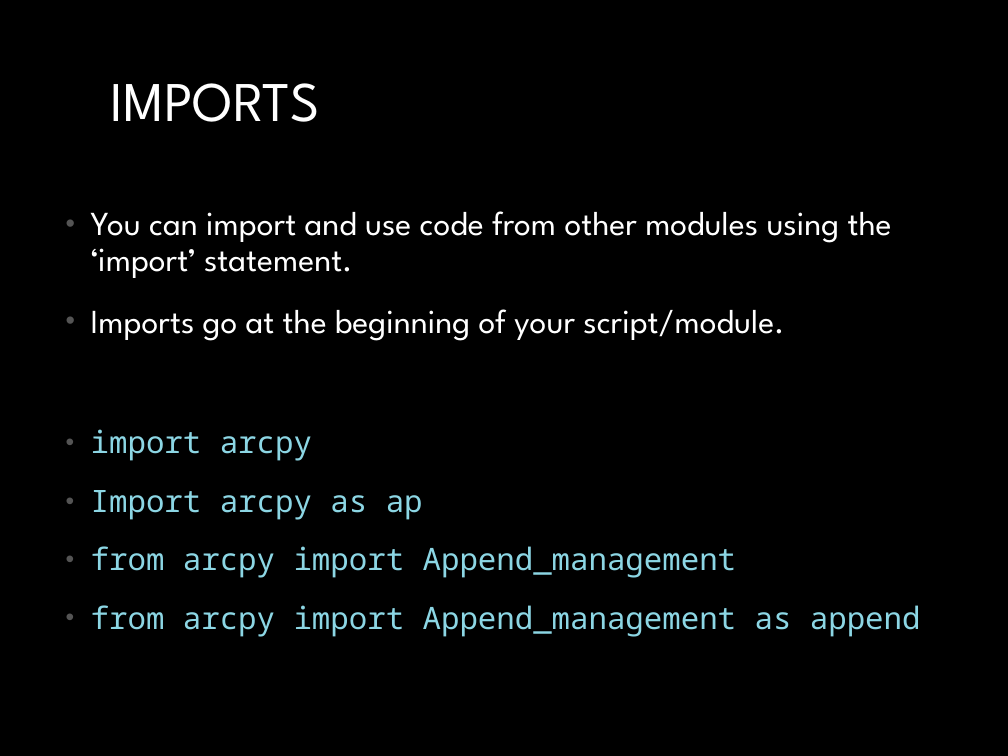
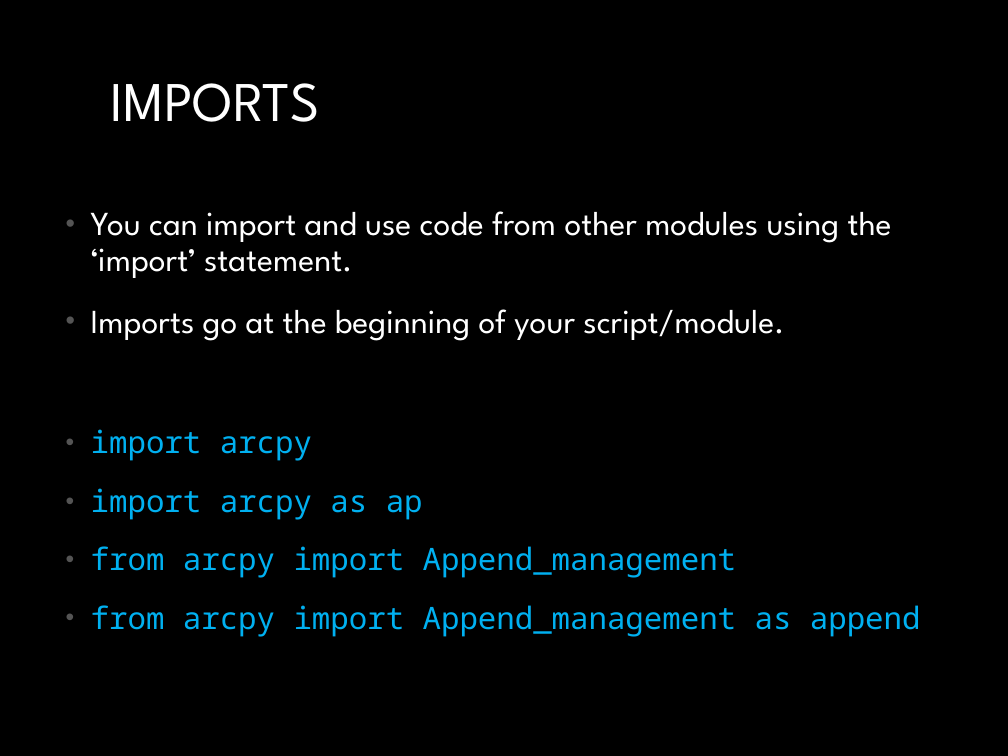
Before and after one commit to MichaelTroyer/Learning_Python_For_Fun_and_Profit, a slide deck: slide 12 of 2. Basics/Python_Basics.pptx (slide 8 before the commit). Drawn at 1008x756 pixels with LibreOffice and Linux fonts; fonts in the diff are those of the drawing. Boxes give left, top, right and bottom in pixels: in the first picture for what was removed or moved away, otherwise in the second. Text is boxed around its words. In the diff, an @@ line names an element or a change of style, - is before the commit and + after.

```diff
--- a/2. Basics/Python_Basics.pptx
+++ b/2. Basics/Python_Basics.pptx
@@ text at bbox=[91, 429, 921, 637]: text colour #8CD6E4 to #00B0F0 in "import arcpy", "from arcpy import Append_management", "from arcpy import Append_management as append" @@
@@ text at bbox=[91, 488, 423, 520]: text changed; text colour #8CD6E4 to #00B0F0 @@
-• Import arcpy as ap
+• import arcpy as ap
```
Also in this commit, not shown: 6 other slides changed, 12 slides added, 5 other files.
